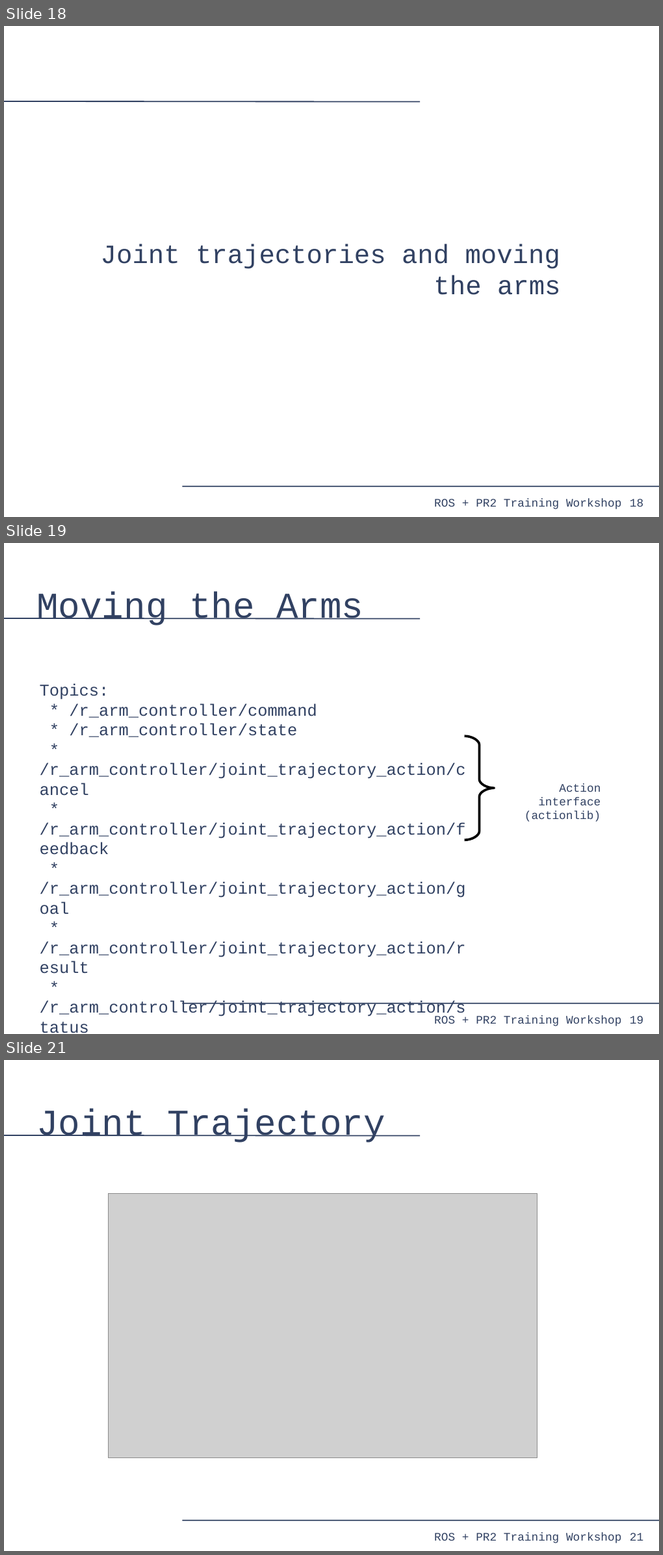
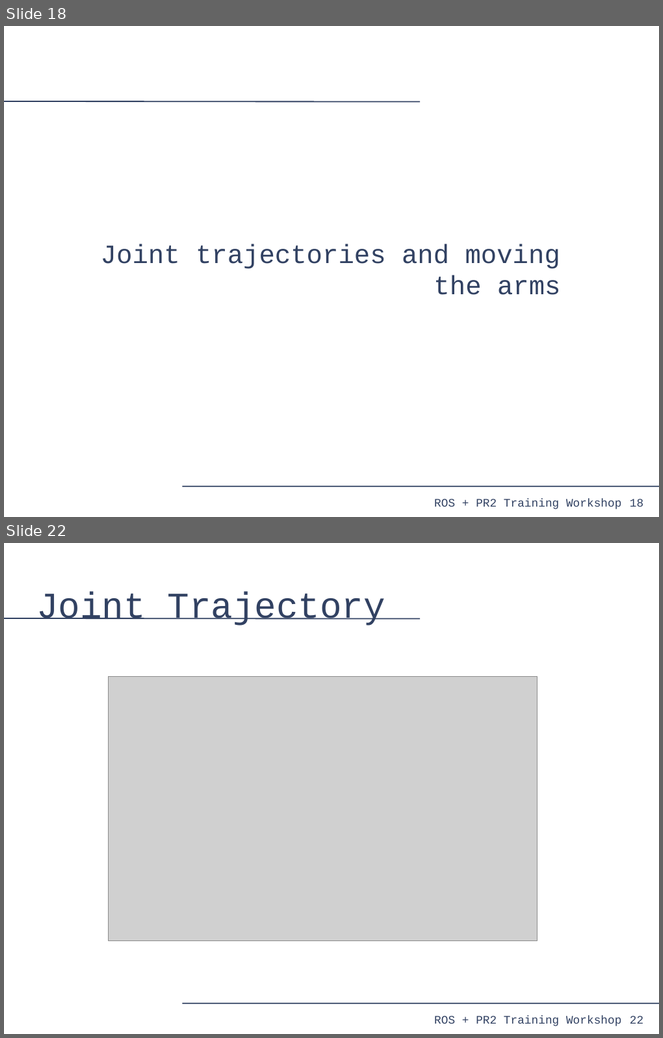
Before and after one commit to PR2/pr2_docs, a slide deck: pr2_training_workshop/moving_mechanism/slides.odp. Shown one above the other, each under a label of ours: slides 18, 19 and 21 before the commit, slides 18 and 22 after it; the slides between them are not shown. The pictures are 663x1555 and 663x1038 pixels, drawn with LibreOffice and Linux fonts; fonts in the diff are those of the drawing; grey boxes stand for pictures. Boxes give left, top, right and bottom in pixels: in the first picture for what was removed or moved away, otherwise in the second. Text is boxed around its words. In the diff, an @@ line names an element or a change of style, - is before the commit and + after.

Commit message:
Demonstration-based through joint trajectories

```diff
--- a/pr2_training_workshop/moving_mechanism/slides.odp
+++ b/pr2_training_workshop/moving_mechanism/slides.odp
@@ slide 19 removed at [4,543,659,1034], background #FFFFFF; not listed: 4 template elements that a slide beside it also shows @@
@@ title removed at [36,592,363,626] @@
-Moving the Arms
@@ text removed at [40,684,466,1018] @@
-Topics:
-* /r_arm_controller/command
-* /r_arm_controller/state
-* /r_arm_controller/joint_trajectory_action/cancel
-* /r_arm_controller/joint_trajectory_action/feedback
-* /r_arm_controller/joint_trajectory_action/goal
-* /r_arm_controller/joint_trajectory_action/result
-* /r_arm_controller/joint_trajectory_action/status
@@ freeform shape removed at [465,736,495,840] @@
@@ text removed at [525,783,601,822] @@
-Action interface
-(actionlib)
@@ what was slide 21 is now slide 22 @@
@@ page number at [630,1016,644,1024]: text changed @@
-21
+22
```
Also in this commit, not shown: 4 slides added, 1 other slide removed.
